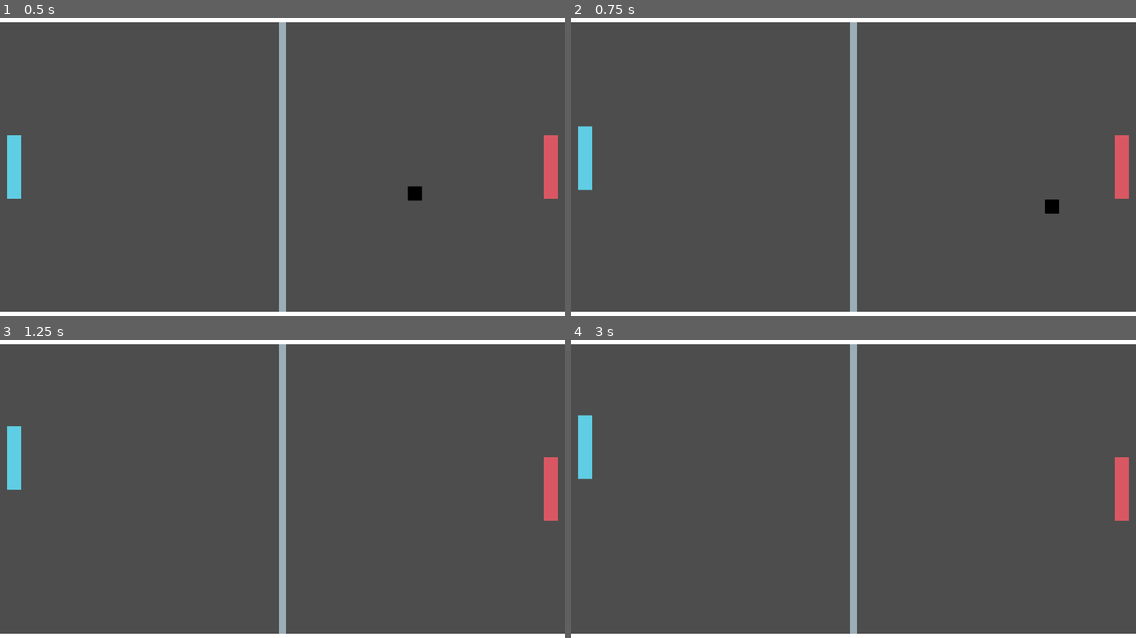
Above: before the commit, frames 1-4 (two rows, left to right).
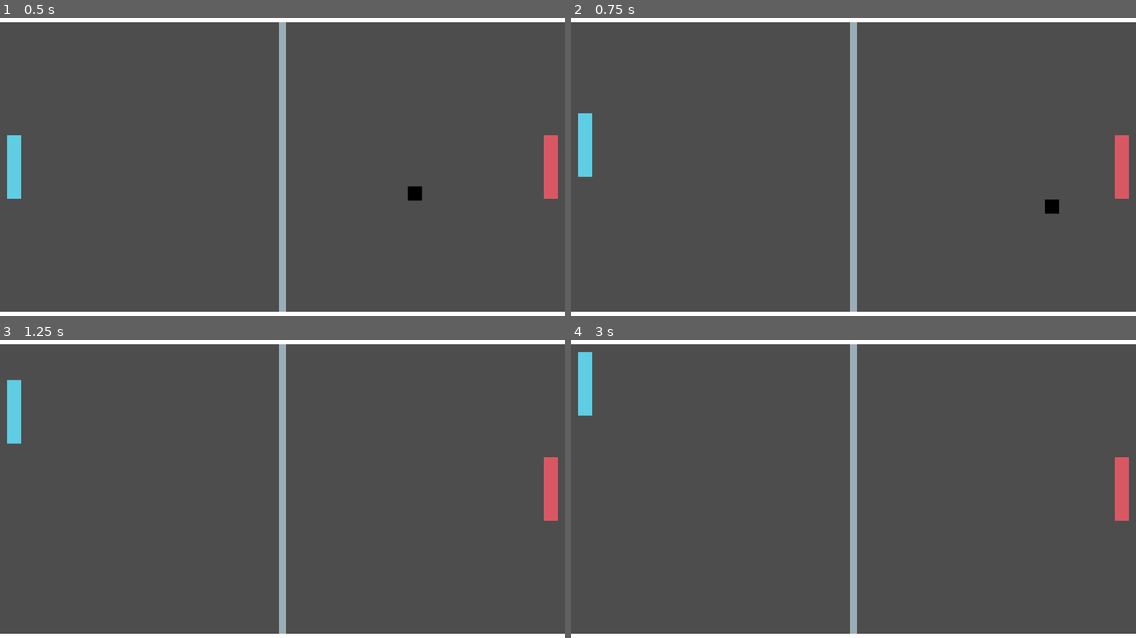
Above: after the commit, the same moments.

Repository: mohasrc/ping-pong
Game: Godot game, scene res://scenes/arena.tscn
The game is run twice, just before and just after one commit, with the same random seed, the same clock (stepped at 60 frames per second) and the same inputs.
Inputs:
- Up to frame 1 (0.5 s): no input
- Up to frame 2 (0.75 s): hold W (blue_up) from 0.53 s (still down)
- Up to frame 3 (1.25 s): keep holding W (blue_up)
- Up to frame 4 (3 s): release W (blue_up) at 1.28 s; hold S (blue_down) 1.28-2.03 s; hold W (blue_up) from 2.03 s (still down)

Frame 1 is identical in both runs. In frame 2, 0.2% of the frame differs, in the area x 1-4%, y 31-58%; in frame 3, 0.8%; in frame 4, 1.1%, in the area x 1-4%, y 4-47%.

Commit message:
change paddle speed

Diff:
--- a/scenes/arena.tscn
+++ b/scenes/arena.tscn
@@ -1,19 +1,11 @@
-[gd_scene load_steps=10 format=3 uid="uid://cjnvp0cw7davb"]
+[gd_scene load_steps=7 format=3 uid="uid://cjnvp0cw7davb"]
 
 [ext_resource type="PackedScene" uid="uid://k8bwb1i4148j" path="res://scenes/wall.tscn" id="1_e05a3"]
 [ext_resource type="Texture2D" uid="uid://bclb83xclmo26" path="res://sprites/PingPongCenterLine.png" id="1_wl4x5"]
 [ext_resource type="PackedScene" uid="uid://bhuy4s8sayvyx" path="res://scenes/paddle.tscn" id="3_7ft05"]
 [ext_resource type="Texture2D" uid="uid://h141h3i33pvk" path="res://sprites/PingPongPaddleRed.png" id="4_4ag8t"]
 [ext_resource type="Texture2D" uid="uid://bovmo6rs3xr7j" path="res://sprites/PingPongPaddleBlue.png" id="5_dpxgc"]
-[ext_resource type="Texture2D" uid="uid://jma5l153gwt" path="res://sprites/PingPongBall.png" id="6_4ag8t"]
-[ext_resource type="Script" uid="uid://bxg88v382nfjb" path="res://scripts/ball.gd" id="6_dpxgc"]
-
-[sub_resource type="PhysicsMaterial" id="PhysicsMaterial_4ag8t"]
-friction = 0.0
-bounce = 1.0
-
-[sub_resource type="CircleShape2D" id="CircleShape2D_dpxgc"]
-radius = 16.0
+[ext_resource type="PackedScene" uid="uid://c6rbuq5mgl3vr" path="res://scenes/ball.tscn" id="6_4ag8t"]
 
 [node name="Arena" type="Node2D"]
 
@@ -32,22 +24,14 @@
 
 [node name="Paddle Red" parent="." instance=ExtResource("3_7ft05")]
 position = Vector2(1248, 360)
+speed = 250
 paddle_sprite_texture = ExtResource("4_4ag8t")
 
 [node name="Paddle Blue" parent="." instance=ExtResource("3_7ft05")]
 position = Vector2(32, 360)
 color = 1
+speed = 250
 paddle_sprite_texture = ExtResource("5_dpxgc")
 
-[node name="Ball" type="RigidBody2D" parent="."]
+[node name="Ball" parent="." instance=ExtResource("6_4ag8t")]
 position = Vector2(640, 360)
-physics_material_override = SubResource("PhysicsMaterial_4ag8t")
-gravity_scale = 0.0
-script = ExtResource("6_dpxgc")
-motion_vector = Vector2(10, 2)
-
-[node name="Sprite2D" type="Sprite2D" parent="Ball"]
-texture = ExtResource("6_4ag8t")
-
-[node name="CollisionShape2D" type="CollisionShape2D" parent="Ball"]
-shape = SubResource("CircleShape2D_dpxgc")
